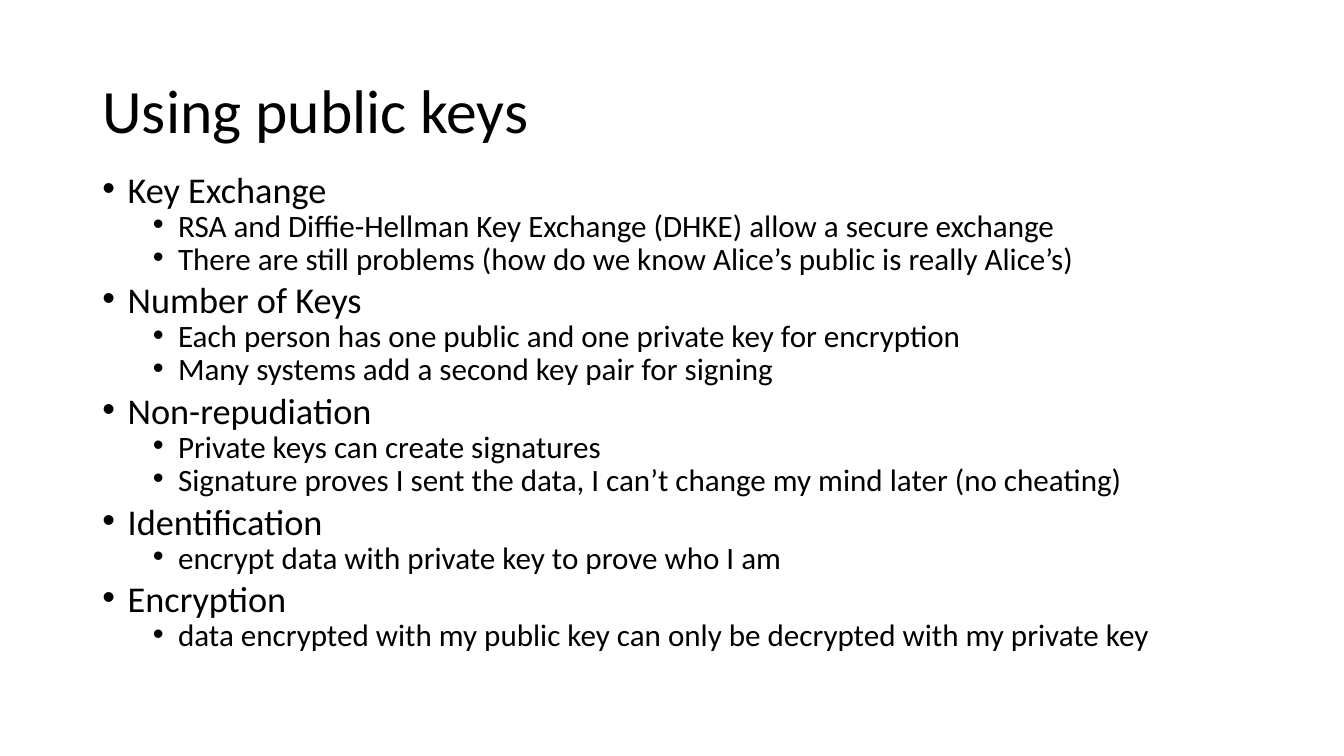
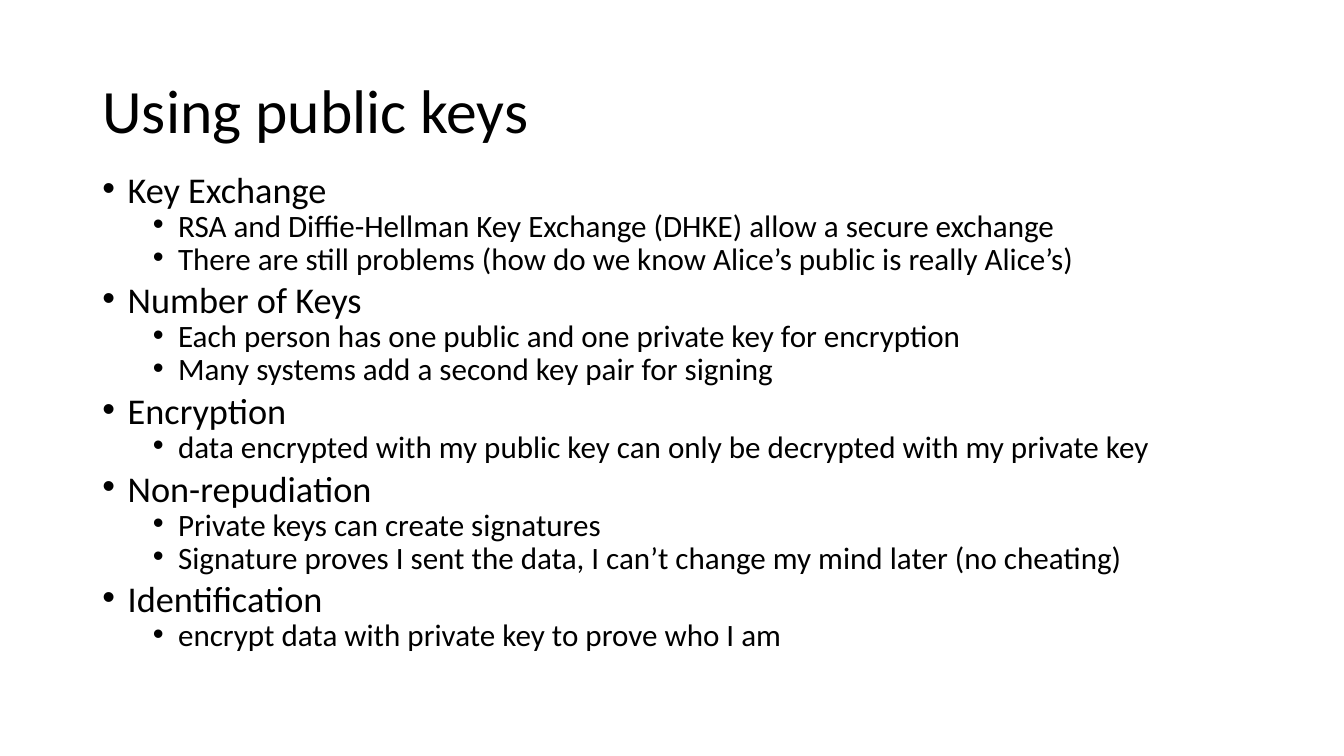
Before and after one commit to john-r2/CyberSec-Modules, a slide deck: slide 3 of 5.Crypto/Cryptology4-Public-Key-Intro-RSA.pptx. Drawn at 1344x756 pixels with LibreOffice and Linux fonts; fonts in the diff are those of the drawing. Boxes give left, top, right and bottom in pixels: in the first picture for what was removed or moved away, otherwise in the second. Text is boxed around its words. In the diff, an @@ line names an element or a change of style, - is before the commit and + after.

```diff
--- a/5.Crypto/Cryptology4-Public-Key-Intro-RSA.pptx
+++ b/5.Crypto/Cryptology4-Public-Key-Intro-RSA.pptx
@@ text at [128, 399, 1148, 463]: paragraphs added @@
+• Encryption
+  • data encrypted with my public key can only be decrypted with my private key
@@ text at [128, 587, 1148, 651]: paragraphs removed @@
-• Encryption
-  • data encrypted with my public key can only be decrypted with my private key
```
Also in this commit, not shown: 4 other slides changed, 32 other files.
